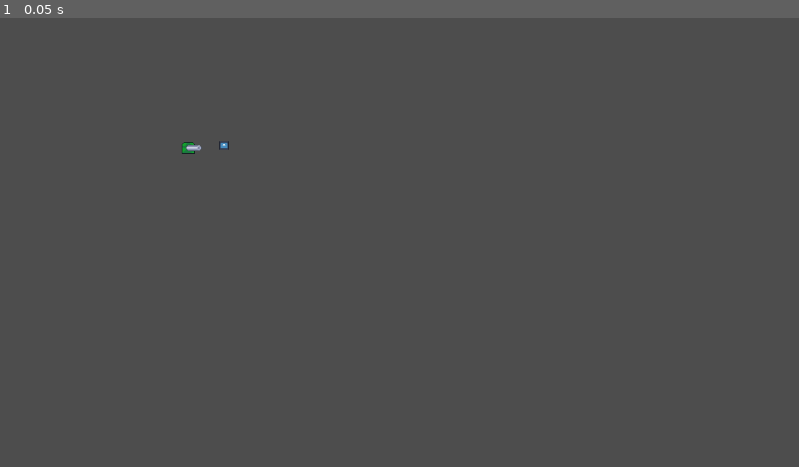
Above: before the commit, frame 1.
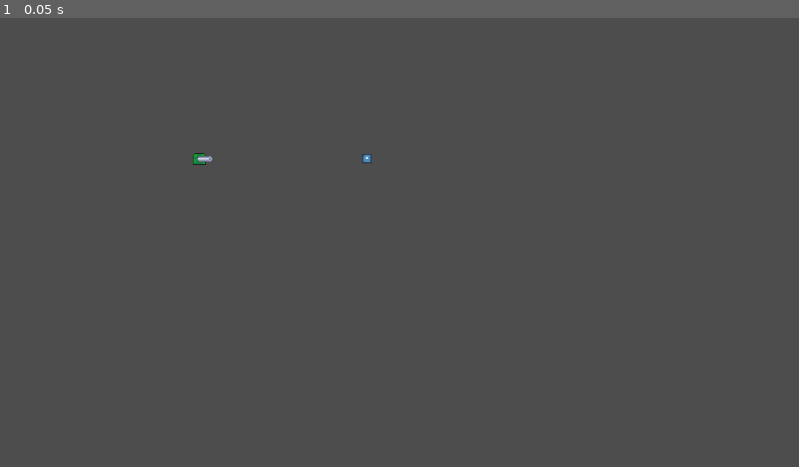
Above: after the commit, the same moment.

Repository: ZimtSnad/nauvis-enjoyers-bit-festival-2025
Game: Godot game, scene res://scenes/test.tscn
Same seed, same stepped clock (60 frames per second), same inputs: the game is played once before the commit and once after it. This scene is started directly instead of the project's main scene. The engine's default icon, where the game draws it, is replaced by a stand-in: a white triangle on a blue panel in a dark square.
Inputs:
- Up to frame 1 (0.05 s): no input

The runs differ from the first frame. In frame 1, 0.1% of the frame differs, in the area x 22-47%, y 27-33%.

Commit message:
robal chodzi i morduje dzialka

Diff:
--- a/scenes/armatka.tscn
+++ b/scenes/armatka.tscn
@@ -4,29 +4,34 @@
 [ext_resource type="Texture2D" uid="uid://drd5fao185k1h" path="res://assets/sprites/dzialo.png" id="2_xxn75"]
 
 [sub_resource type="CapsuleShape2D" id="CapsuleShape2D_xxn75"]
-radius = 16.000002
-height = 64.0
+radius = 23.0
+height = 168.0
 
 [node name="Turret" type="Node2D"]
 script = ExtResource("1_hls62")
 
 [node name="StaticBody2D" type="StaticBody2D" parent="."]
+collision_layer = 4
+collision_mask = 4
 
 [node name="CollisionShape2D" type="CollisionShape2D" parent="StaticBody2D"]
-position = Vector2(32, 0)
+position = Vector2(111, 18)
 rotation = 1.5707964
 shape = SubResource("CapsuleShape2D_xxn75")
 
 [node name="Area2D" type="Area2D" parent="."]
+collision_layer = 4
+collision_mask = 4
 
 [node name="CollisionShape2D" type="CollisionShape2D" parent="Area2D"]
-position = Vector2(32, 0)
+position = Vector2(111, 18)
 rotation = 1.5707964
 shape = SubResource("CapsuleShape2D_xxn75")
 
 [node name="Timer" type="Timer" parent="."]
 
 [node name="Sprite2D" type="Sprite2D" parent="."]
+position = Vector2(16, 16)
 texture = ExtResource("2_xxn75")
 flip_h = true
 
--- a/scenes/enemy.tscn
+++ b/scenes/enemy.tscn
@@ -5,19 +5,19 @@
 
 [sub_resource type="CircleShape2D" id="CircleShape2D_md0e3"]
 
-[node name="Enemy" type="Node2D"]
-
-[node name="StaticBody2D" type="StaticBody2D" parent="." groups=["enemies"]]
+[node name="Enemy" type="CharacterBody2D" groups=["enemies"]]
+collision_layer = 4
+collision_mask = 4
 script = ExtResource("1_7p1mj")
-
-[node name="CollisionShape2D" type="CollisionShape2D" parent="StaticBody2D"]
-rotation = 1.5707964
-shape = SubResource("CircleShape2D_md0e3")
 
 [node name="Timer" type="Timer" parent="."]
 
 [node name="Sprite2D" type="Sprite2D" parent="."]
-scale = Vector2(0.10546875, 0.099852085)
+position = Vector2(7.625001, 7.804733)
+scale = Vector2(0.11523439, 0.112426035)
 texture = ExtResource("2_md0e3")
 
-[connection signal="timeout" from="Timer" to="." method="_on_timer_timeout"]
+[node name="CollisionShape2D" type="CollisionShape2D" parent="." groups=["enemies"]]
+position = Vector2(8, 8)
+rotation = 1.5707964
+shape = SubResource("CircleShape2D_md0e3")
--- a/scenes/test.tscn
+++ b/scenes/test.tscn
@@ -9,4 +9,5 @@
 position = Vector2(276, 185)
 
 [node name="Enemy" parent="." instance=ExtResource("2_iyx0m")]
-position = Vector2(323, 184)
+position = Vector2(522, 195)
+turret_path = NodePath("../Turret")
--- a/scripts/armatka.gd
+++ b/scripts/armatka.gd
@@ -2,28 +2,29 @@
 
 @export var delay_between_shots := 2.0
 @export var damage := 10
+@export var health := 1000
 
 @onready var timer: Timer = $Timer
 
 var current_enemy: Node2D = null
 var shooting: bool = false
 
-
 func _ready() -> void:
 	timer.one_shot = true
 	timer.wait_time = delay_between_shots
 
-
 func _process(delta: float) -> void:
-	# NIC tu nie robimy z timerem
 	pass
 
-
 func _on_area_2d_body_entered(body: Node2D) -> void:
+	print("body.is_in_group('enemies'): ", body.is_in_group("enemies"))
+	print("current_enemy == null: ", current_enemy == null)
+	print("body: ", body.get_groups())
 	if body.is_in_group("enemies") and current_enemy == null:
+	#if  current_enemy == null:
 		print("enemy in range")
 		current_enemy = body
-		shoot_at_enemy()  # zaczynamy pętlę strzelania
+		shoot_at_enemy()
 
 
 func _on_area_2d_body_exited(body: Node2D) -> void:
--- a/scripts/enemy.gd
+++ b/scripts/enemy.gd
@@ -3,62 +3,59 @@
 @export var delay_between_bite := 2.0
 @export var damage := 10
 @export var health := 100
-@export var id := 1
-@export var type := 1
-@export var modifier := 1
-@export var speed := 1.0
+@export var speed := 10.0
+@export var attack_range := 30.0
+@export var turret_path: NodePath
 
-@onready var timer: Timer = $"../Timer"
+@onready var timer: Timer = $Timer
+@onready var turret: Node2D = get_node(turret_path)
 
-var target: Node2D = null
 var attacking: bool = false
 
 
 func _ready() -> void:
 	timer.one_shot = true
 	timer.wait_time = delay_between_bite
-	# opcjonalnie: add_to_group("enemies")
-	# add_to_group("enemies")
+	add_to_group("enemies")
 
 
-func _process(delta: float) -> void:
-	# tu możesz poruszać wroga (np. w stronę targetu)
-	pass
+func _physics_process(delta: float) -> void:
+	if turret == null or !is_instance_valid(turret):
+		return
+
+	# jeśli już atakuje – nie ruszamy go
+	if attacking:
+		return
+
+	# dystans do turreta
+	var dist := global_position.distance_to(turret.global_position)
+
+	if dist > attack_range:
+		# idź w stronę turreta
+		var dir := (turret.global_position - global_position).normalized()
+		global_position += dir * speed * delta
+	else:
+		# jesteśmy wystarczająco blisko – zaczynamy atak
+		attack_turret()
 
 
-# To powinno być podpięte do sygnału z Area2D:
-# Enemy/Area2D.body_entered
-func _on_area_2d_body_entered(body: Node2D) -> void:
-	if body.is_in_group("player") and target == null:
-		target = body
-		attack_loop()
-
-
-func _on_area_2d_body_exited(body: Node2D) -> void:
-	if body == target:
-		target = null
-
-
-func _on_timer_timeout() -> void:
-	# Nie musimy tu nic robić, bo używamy await timer.timeout
-	pass
-
-
-func attack_loop() -> void:
+func attack_turret() -> void:
 	if attacking:
 		return
 	attacking = true
 
-	while target != null and is_instance_valid(target):
-		# zadaj dmg
-		if not target.has_variable("health"):
-			break
+	while turret != null and is_instance_valid(turret):
+		# upewniamy się, że turret ma zdrowie
+		#if not turret.has_variable("health"):
+			#break
 
-		target.health -= damage
-		print("enemy bite, dmg:", damage, " player hp:", target.health)
+		turret.health -= damage
+		print("enemy hits turret, dmg:", damage, " turret hp:", turret.health)
 
-		if target.health <= 0:
-			# gracz padł – przestajemy gryźć
+		if turret.health <= 0:
+			print("turret destroyed")
+			# możesz np.:
+			# turret.queue_free()
 			break
 
 		# czekamy między ugryzieniami
